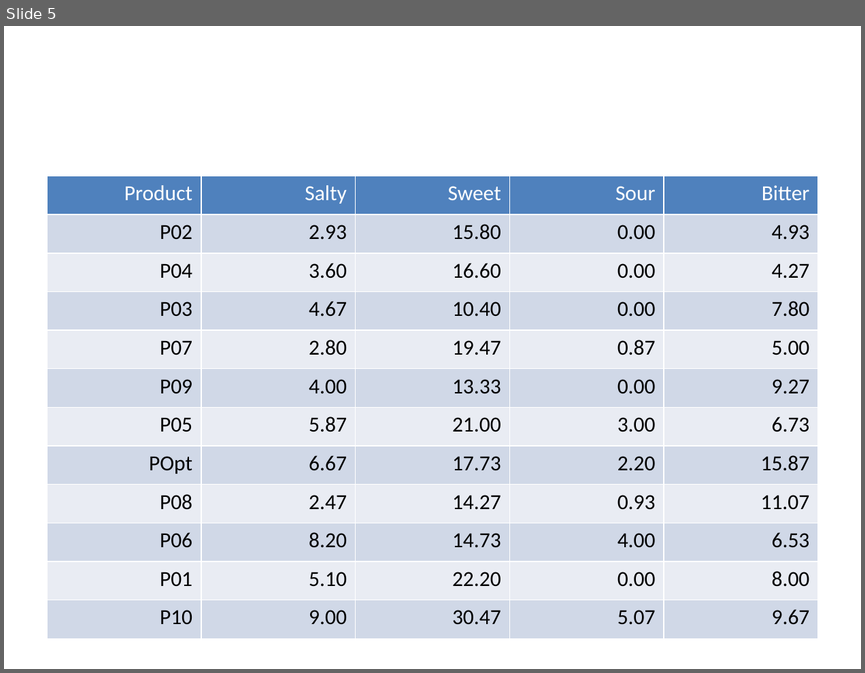
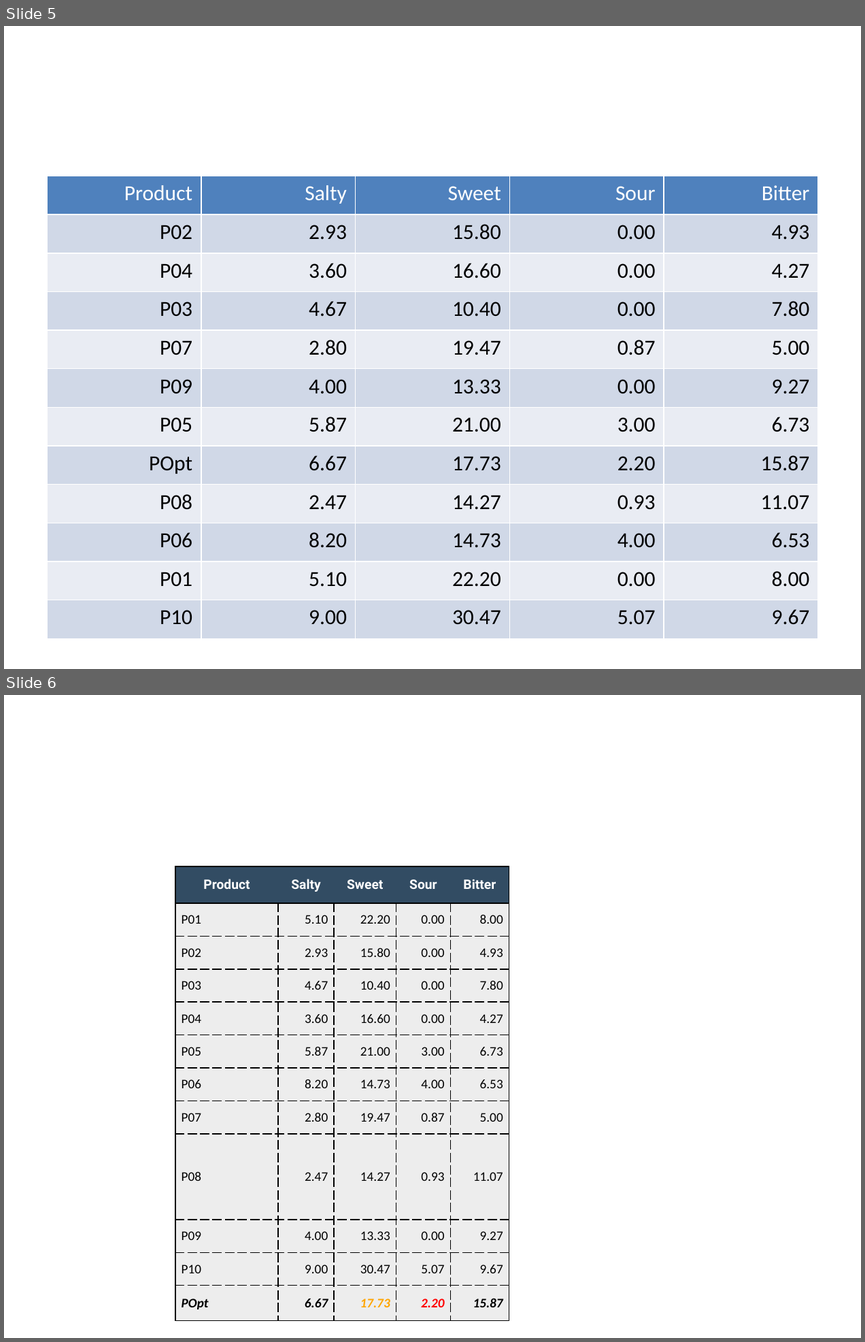
Before and after one commit to john-aigora/i2ds4scc_bookdown, a slide deck: temp/my powerpoint export.pptx. Shown one above the other, each under a label of ours: slide 5 before the commit, slides 5 and 6 after it. The pictures are 865x673 and 865x1342 pixels, drawn with LibreOffice and Linux fonts; fonts in the diff are those of the drawing. Boxes give left, top, right and bottom in pixels: in the first picture for what was removed or moved away, otherwise in the second. Text is boxed around its words. In the diff, an @@ line names an element or a change of style, - is before the commit and + after.

```diff
--- a/temp/my powerpoint export.pptx
+++ b/temp/my powerpoint export.pptx
@@ slide 6 added at box(4, 695, 861, 1338), background #FFFFFF @@
@@ table added at box(175, 866, 509, 1312), 12 rows, 5 columns @@
+Product | Salty | Sweet | Sour | Bitter
+P01 | 5.10 | 22.20 | 0.00 | 8.00
+P02 | 2.93 | 15.80 | 0.00 | 4.93
+P03 | 4.67 | 10.40 | 0.00 | 7.80
+P04 | 3.60 | 16.60 | 0.00 | 4.27
+P05 | 5.87 | 21.00 | 3.00 | 6.73
+P06 | 8.20 | 14.73 | 4.00 | 6.53
+P07 | 2.80 | 19.47 | 0.87 | 5.00
+P08 | 2.47 | 14.27 | 0.93 | 11.07
+P09 | 4.00 | 13.33 | 0.00 | 9.27
+P10 | 9.00 | 30.47 | 5.07 | 9.67
+POpt | 6.67 | 17.73 | 2.20 | 15.87
```
Also in this commit, not shown: 2 other slides added, 2 other files.
